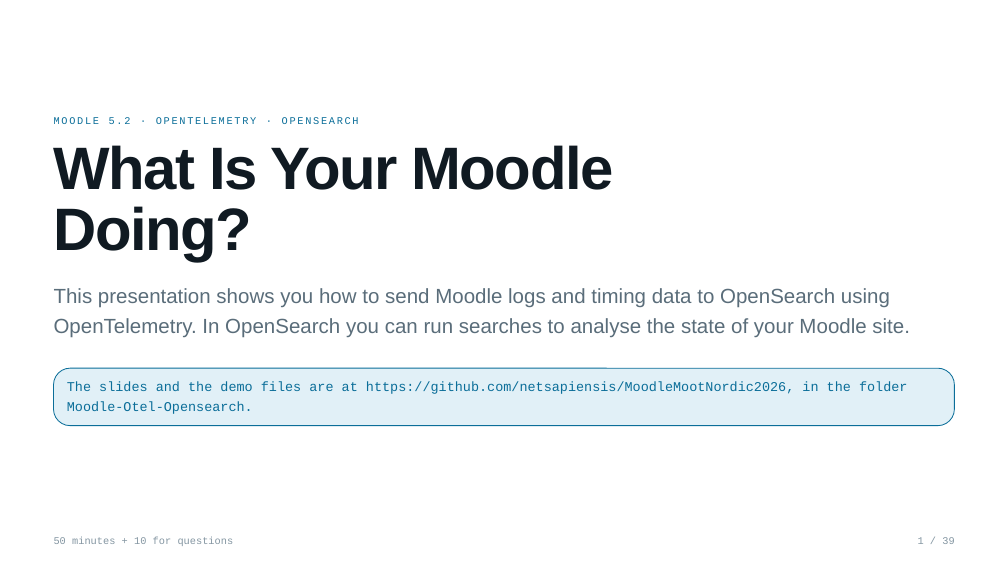
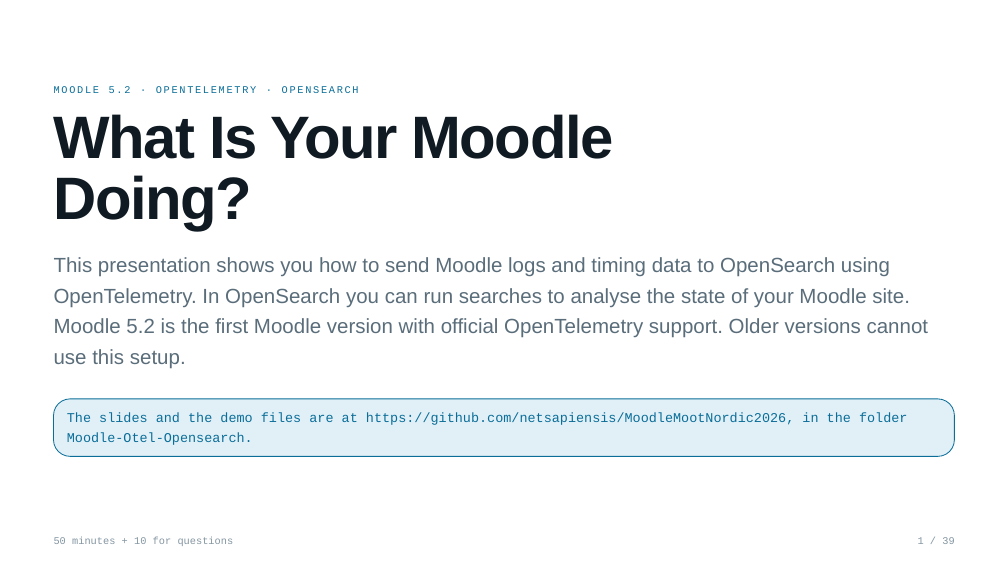
Before and after one commit to netsapiensis/MoodleMootNordic2026, a slide deck: slide 1 of Moodle-Otel-Opensearch/presentation/moodle-otel-deck.pptx. Drawn at 1008x567 pixels with LibreOffice and Linux fonts; fonts in the diff are those of the drawing; background and template pictures are left out. Boxes give left, top, right and bottom in pixels: in the first picture for what was removed or moved away, otherwise in the second. Text is boxed around its words. In the diff, an @@ line names an element or a change of style, - is before the commit and + after.

```diff
--- a/Moodle-Otel-Opensearch/presentation/moodle-otel-deck.pptx
+++ b/Moodle-Otel-Opensearch/presentation/moodle-otel-deck.pptx
@@ text "MOODLE 5.2 · OPENTELEMETRY · ...": place and size @@
-text "MOODLE 5.2 · OPENTELEMETRY · ..." at bbox=[54, 117, 359, 124]
+text "MOODLE 5.2 · OPENTELEMETRY · ..." at bbox=[54, 86, 359, 93]
@@ text "What Is Your Moodle Doing?": place and size @@
-text "What Is Your Moodle Doing?" at bbox=[54, 145, 613, 262]
+text "What Is Your Moodle Doing?" at bbox=[54, 114, 613, 231]
@@ text at bbox=[54, 257, 929, 369]: text changed @@
-This presentation shows you how to send Moodle logs and timing data to OpenSearch using OpenTelemetry. In OpenSearch you can run searches to analyse the state of your Moodle site.
+This presentation shows you how to send Moodle logs and timing data to OpenSearch using OpenTelemetry. In OpenSearch you can run searches to analyse the state of your Moodle site. Moodle 5.2 is the first Moodle version with official OpenTelemetry support. Older versions cannot use this setup.
@@ rounded rectangle: place and size @@
-rounded rectangle at bbox=[54, 368, 955, 426]
+rounded rectangle at bbox=[54, 399, 955, 457]
@@ text "The slides and the demo ...": place and size @@
-text "The slides and the demo ..." at bbox=[67, 382, 907, 414]
+text "The slides and the demo ..." at bbox=[67, 412, 907, 445]
```
Also in this commit, not shown: 14 other slides changed, 2 other files.
